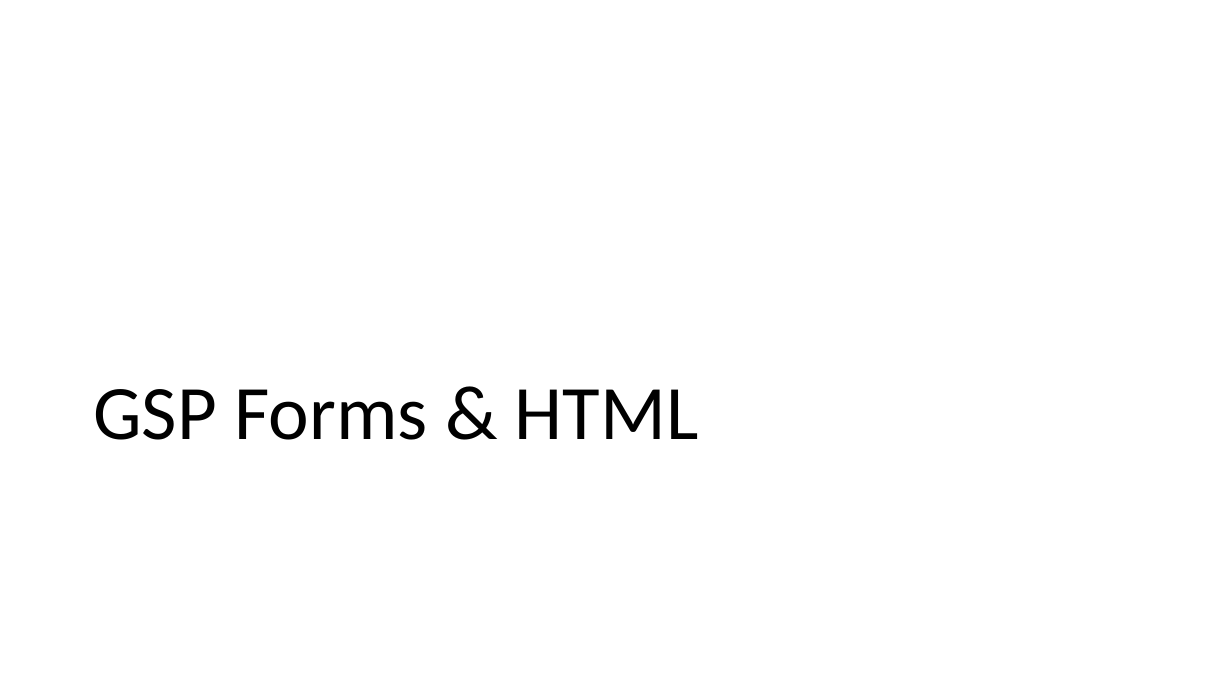
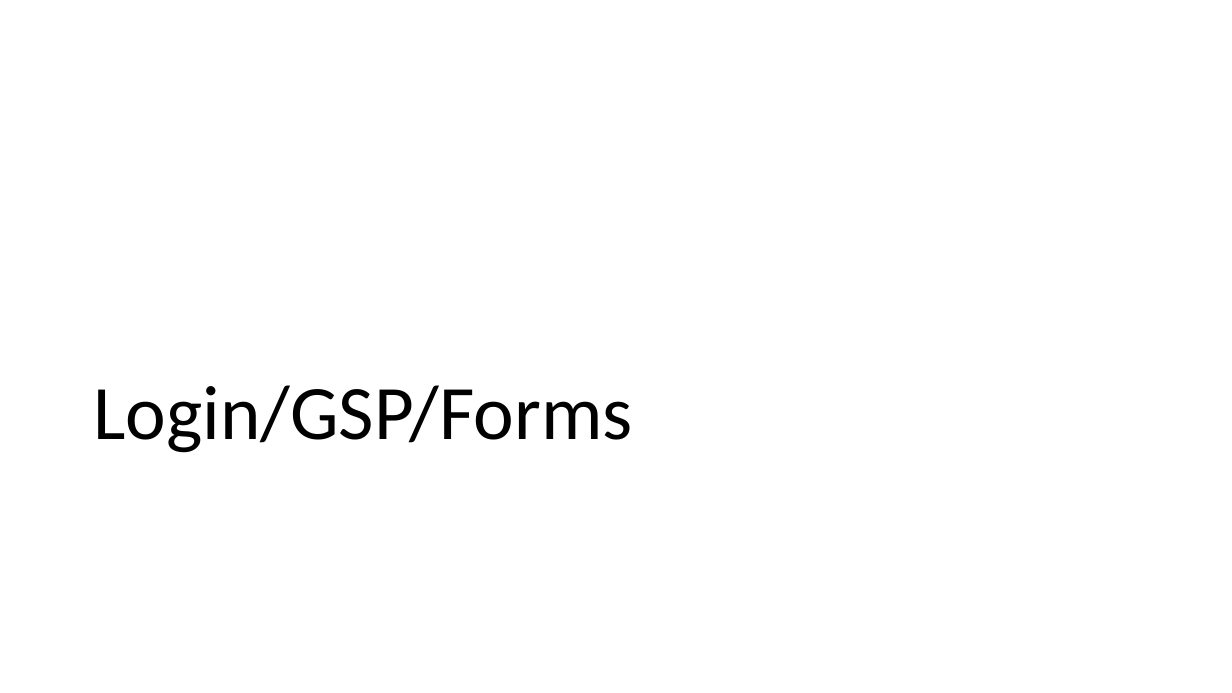
Before and after one commit to aibolit/SixOneFourEight, a slide deck: slide 15 of Presentation.pptx (slide 17 before the commit). Drawn at 1232x693 pixels with LibreOffice and Linux fonts; fonts in the diff are those of the drawing. Boxes give left, top, right and bottom in pixels: in the first picture for what was removed or moved away, otherwise in the second. Text is boxed around its words. In the diff, an @@ line names an element or a change of style, - is before the commit and + after.

```diff
--- a/Presentation.pptx
+++ b/Presentation.pptx
@@ title at box(93, 385, 633, 453): text changed @@
-GSP Forms & HTML
+Login/GSP/Forms
```
Also in this commit, not shown: 8 other slides changed, 1 slide added, 3 slides removed, 2 other files.
